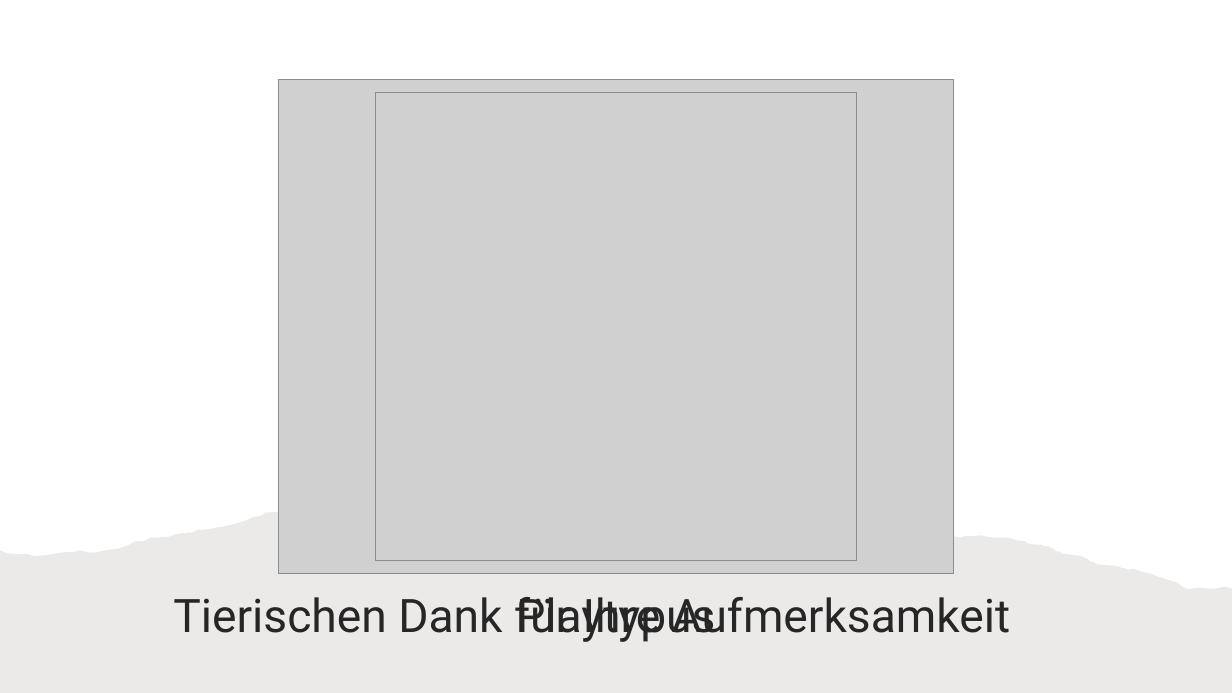
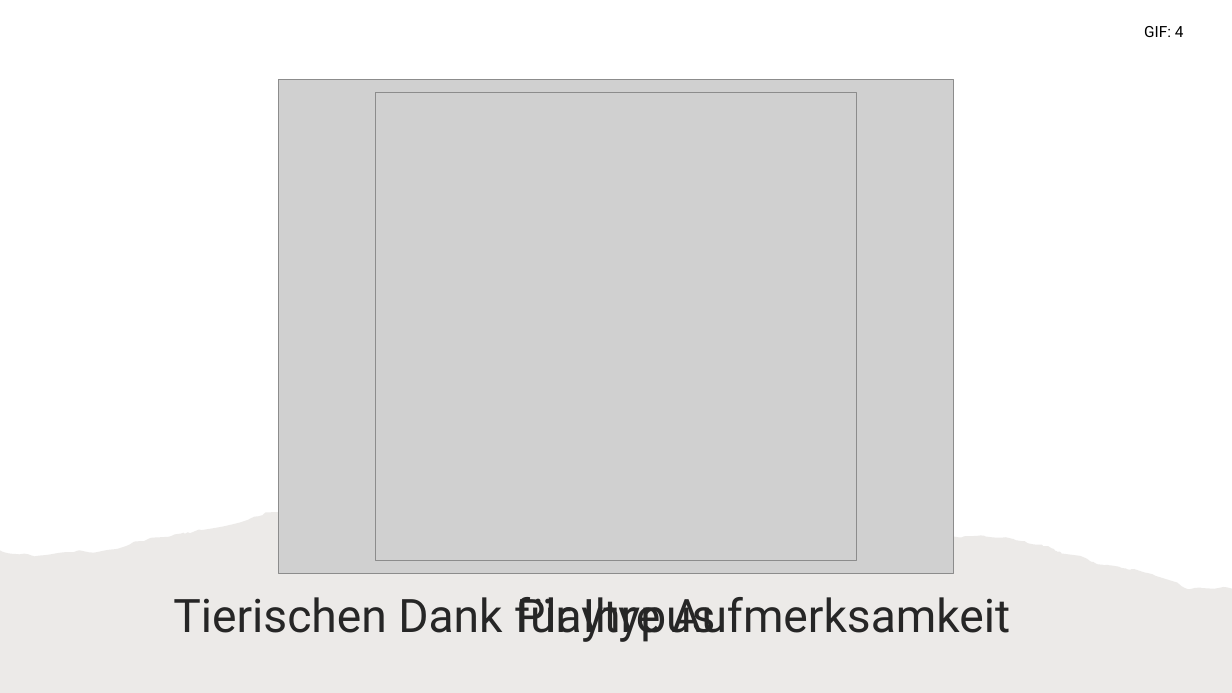
Before and after one commit to Guzel2/semester-6, a slide deck: slide 11 of existenzgruendung/Schnabelpoint.pptx. Drawn at 1232x693 pixels with LibreOffice and Linux fonts; fonts in the diff are those of the drawing; grey boxes stand for pictures; background and template pictures are left out. Boxes give left, top, right and bottom in pixels: in the first picture for what was removed or moved away, otherwise in the second. Text is boxed around its words. In the diff, an @@ line names an element or a change of style, - is before the commit and + after.

```diff
--- a/existenzgruendung/Schnabelpoint.pptx
+++ b/existenzgruendung/Schnabelpoint.pptx
@@ text added at [1144,26,1184,37], 12 pt, text #000000 @@
+GIF: 4
```
Also in this commit, not shown: 4 other slides changed, 1 slide added, 4 other files.
